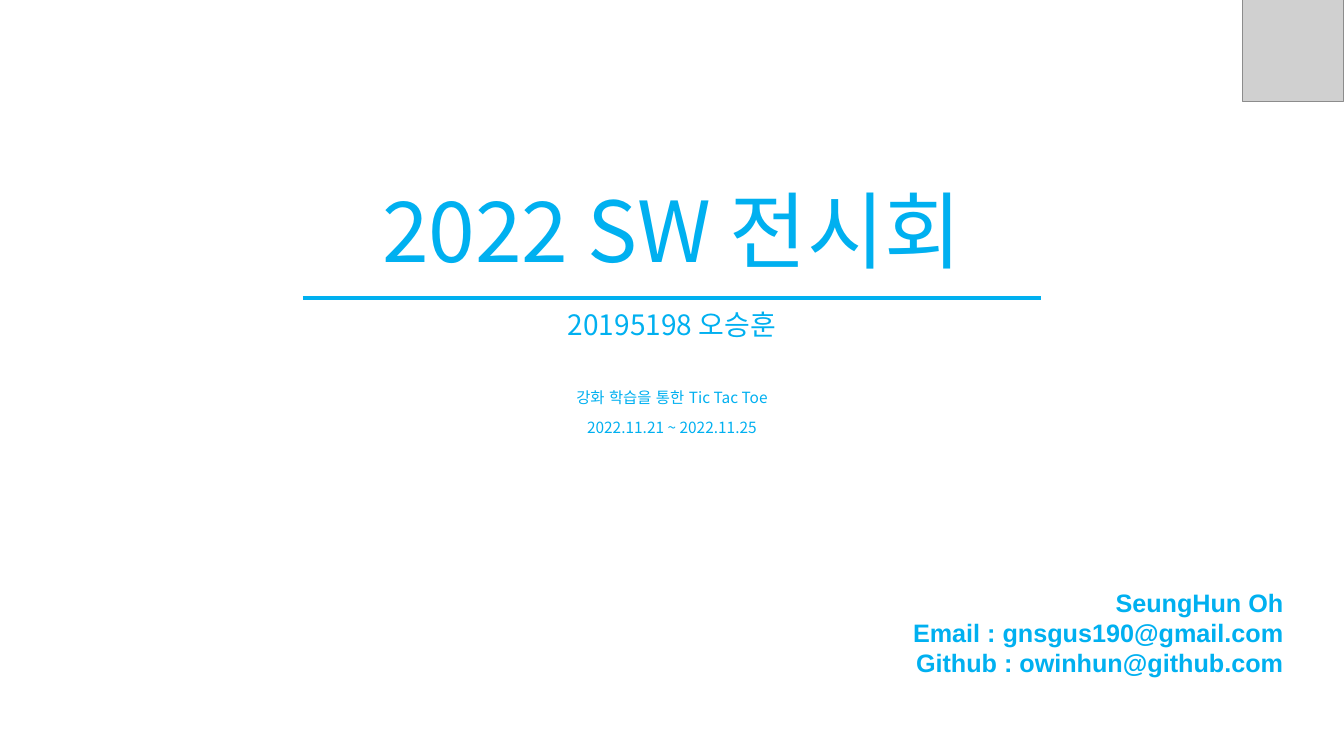
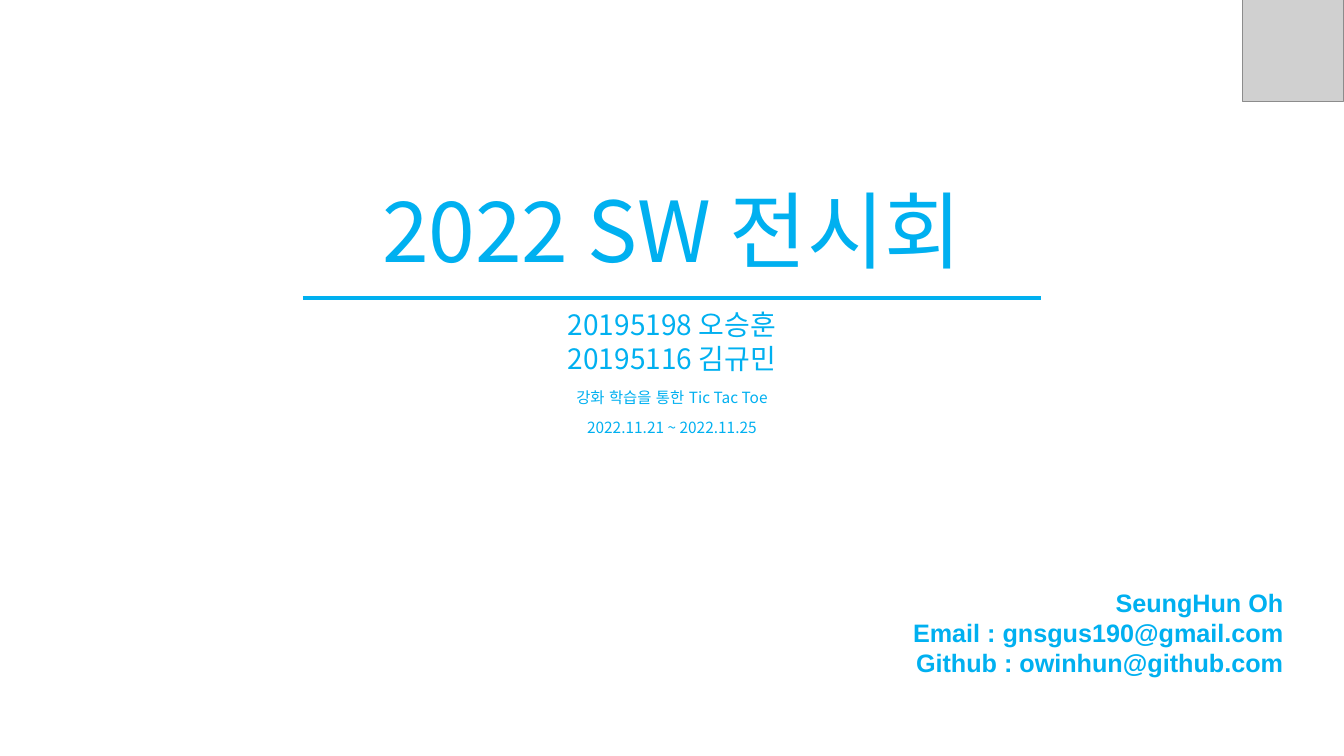
Before and after one commit to owinhun/2022_Caerang, a slide deck: slide 1 of 씨애랑_SW전시회_ppt.pptx. Drawn at 1344x756 pixels with LibreOffice and Linux fonts; fonts in the diff are those of the drawing; grey boxes stand for pictures. Boxes give left, top, right and bottom in pixels: in the first picture for what was removed or moved away, otherwise in the second. Text is boxed around its words. In the diff, an @@ line names an element or a change of style, - is before the commit and + after.

```diff
--- a/씨애랑_SW전시회_ppt.pptx
+++ b/씨애랑_SW전시회_ppt.pptx
@@ text at [568,346,776,371]: paragraph added @@
+20195116 김규민
```
Also in this commit, not shown: 3 other slides changed, 2 slides added, 1 other file.
